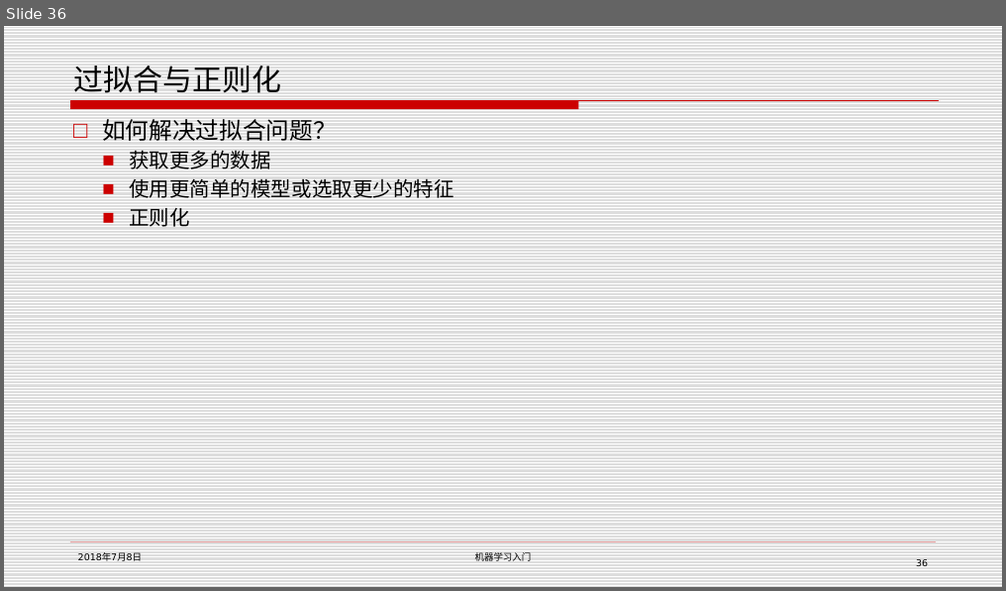
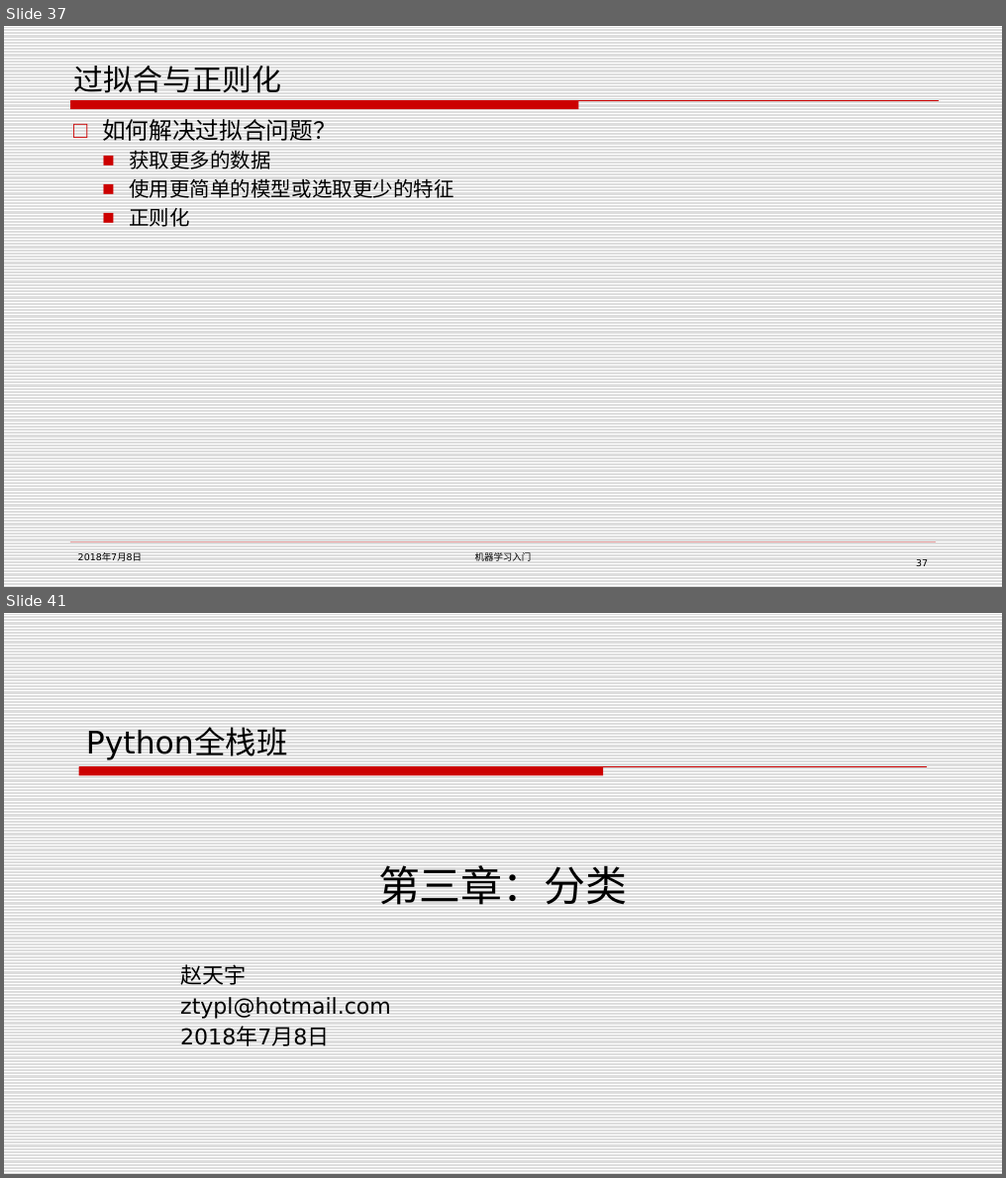
Before and after one commit to ztypl/MachineLearning, a slide deck: 机器学习入门.pptx. Shown one above the other, each under a label of ours: slide 36 before the commit, slides 37 and 41 after it; the slides between them are not shown. The pictures are 1006x591 and 1006x1178 pixels, drawn with LibreOffice and Linux fonts; fonts in the diff are those of the drawing; background and template pictures are left out. Boxes give left, top, right and bottom in pixels: in the first picture for what was removed or moved away, otherwise in the second. Text is boxed around its words. In the diff, an @@ line names an element or a change of style, - is before the commit and + after.

Commit message:
ppt update

```diff
--- a/机器学习入门.pptx
+++ b/机器学习入门.pptx
@@ slide 41 added at (4,613,1002,1174), background pattern #DDDDDD on #FFFFFF @@
@@ text added at (86,729,288,761), 30 pt, text #000000 @@
+Python全栈班
@@ freeform shape added at (79,767,927,776), fill #CC0000, outline #CC0000 0.75 pt @@
@@ title added at (378,865,628,905), 40 pt, text #000000 @@
+第三章：分类
@@ text added at (180,964,391,1047), 21 pt, text #000000 @@
+赵天宇
+ztypl@hotmail.com
+2018年7月8日
@@ what was slide 36 is now slide 37 @@
@@ page number at (916,560,928,567): text changed @@
-36
+37
```
Also in this commit, not shown: 5 other slides added, 9 other files.
